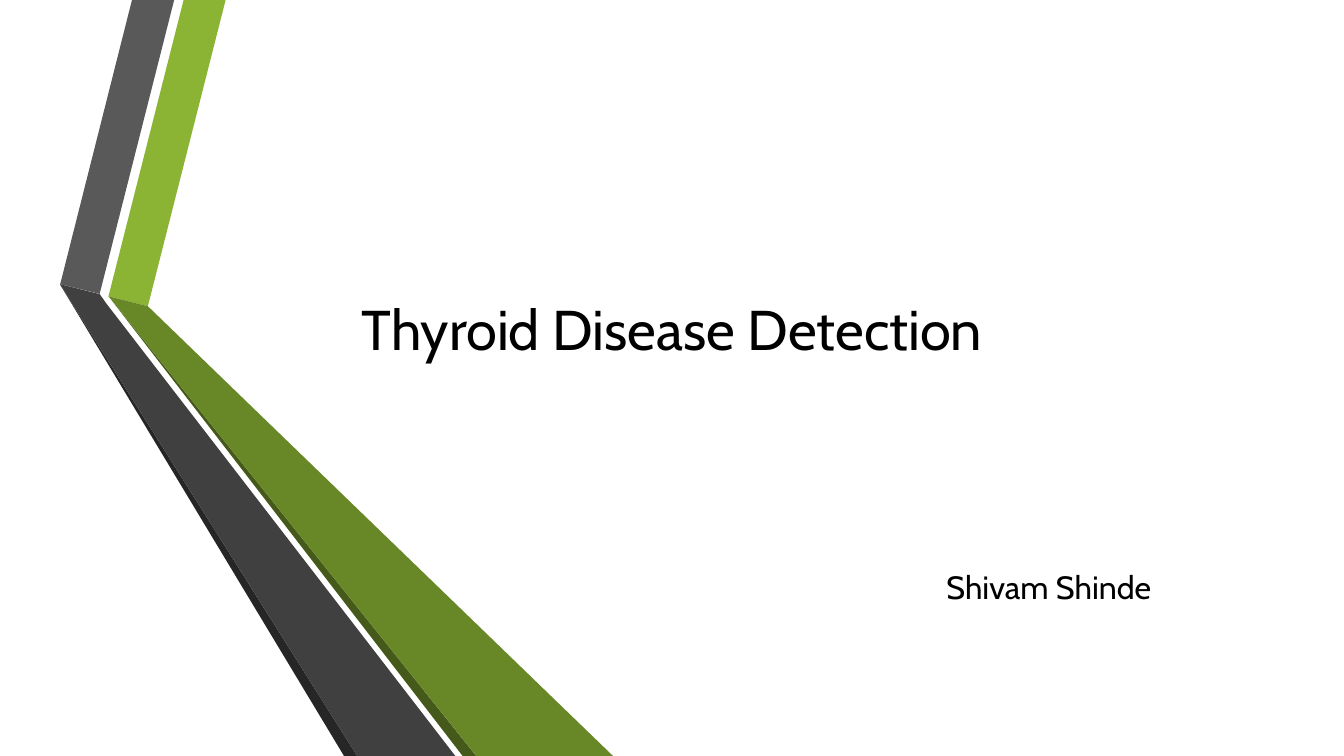
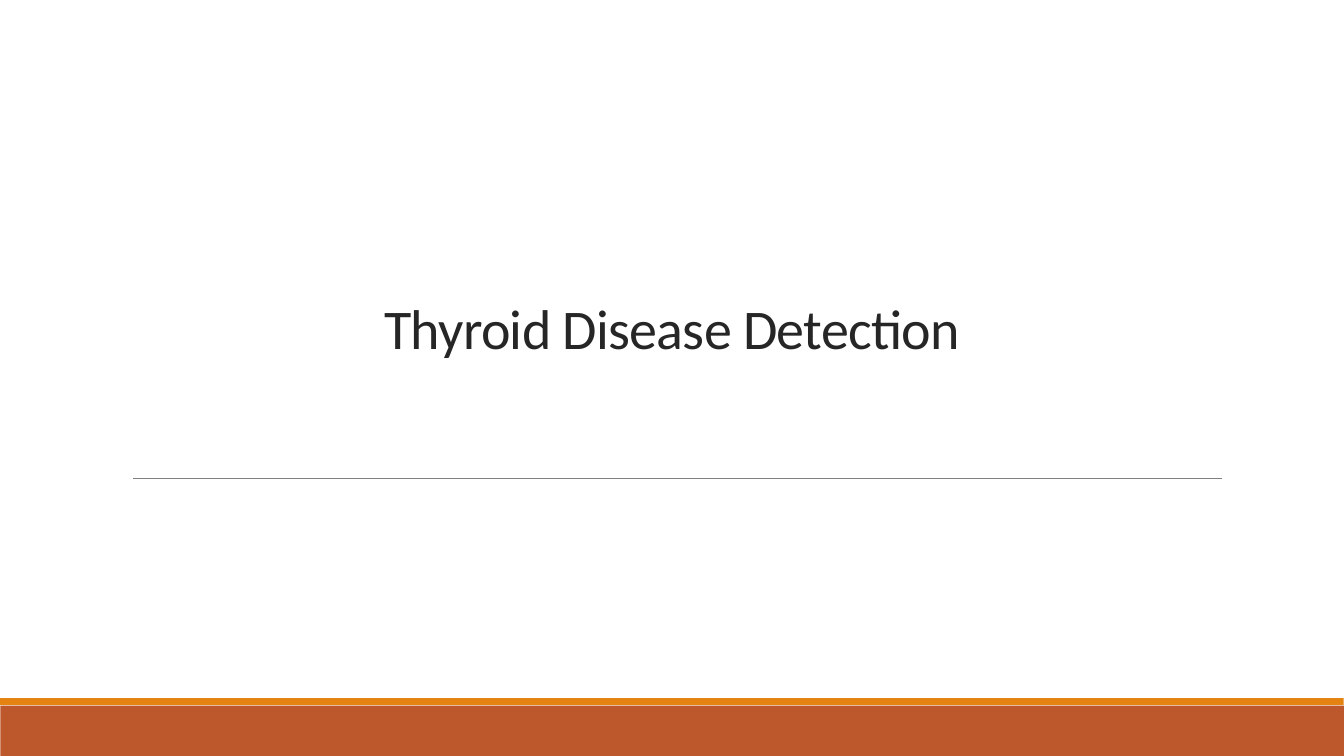
Before and after one commit to spyder123/Thyroid_Disease_Detection, a slide deck: slide 1 of docs/Detail Project Report (DPR).pptx. Drawn at 1344x756 pixels with LibreOffice and Linux fonts; fonts in the diff are those of the drawing; background and template pictures are left out. Boxes give left, top, right and bottom in pixels: in the first picture for what was removed or moved away, otherwise in the second. Text is boxed around its words. In the diff, an @@ line names an element or a change of style, - is before the commit and + after.

```diff
--- a/docs/Detail Project Report (DPR).pptx
+++ b/docs/Detail Project Report (DPR).pptx
@@ group removed at bbox=[60, 0, 614, 756]: 6 freeform shapes @@
@@ title "Thyroid Disease Detection" at bbox=[385, 310, 959, 358]: font Cabin to Calibri, text colour #000000 to #262626, letter spacing 0 to -0.5 pt; line spacing 1 to 0.85 @@
@@ line added from (133, 479) to (1222, 479), #808080 0.5 pt @@
@@ subtitle removed at bbox=[946, 575, 1151, 600] @@
-Shivam Shinde
@@ rectangle added at bbox=[0, 706, 1344, 756], fill #BD582C @@
@@ rectangle added at bbox=[0, 699, 1344, 706], fill #E48312 @@
```
Also in this commit, not shown: 14 other slides changed, 3 other files.
